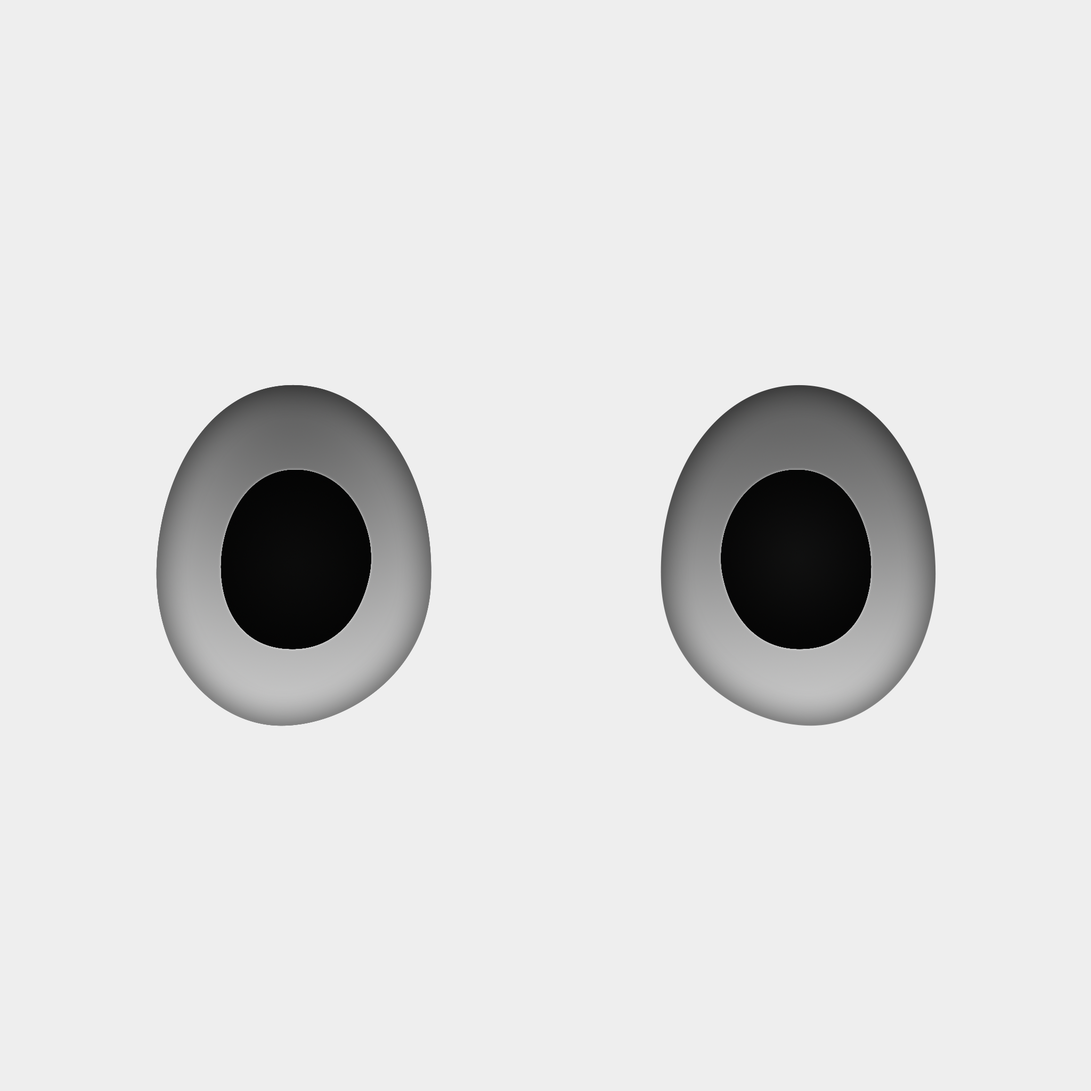
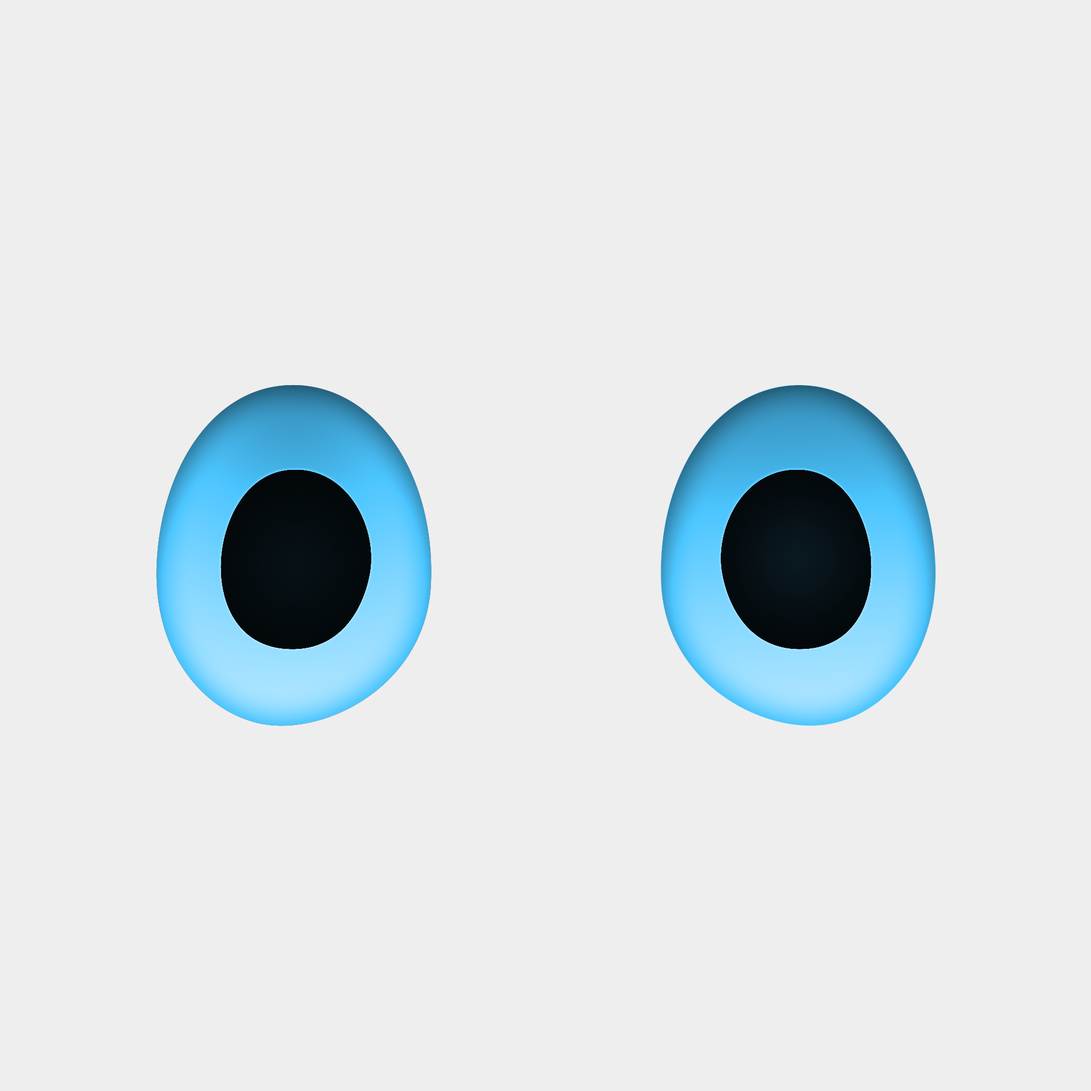
Layered file, before and after one edit (1091x1091). Changes by layer:
added layer "レイヤー 1 のコピー" (overlay) above "レイヤー 1" over box(156, 384, 937, 727)
